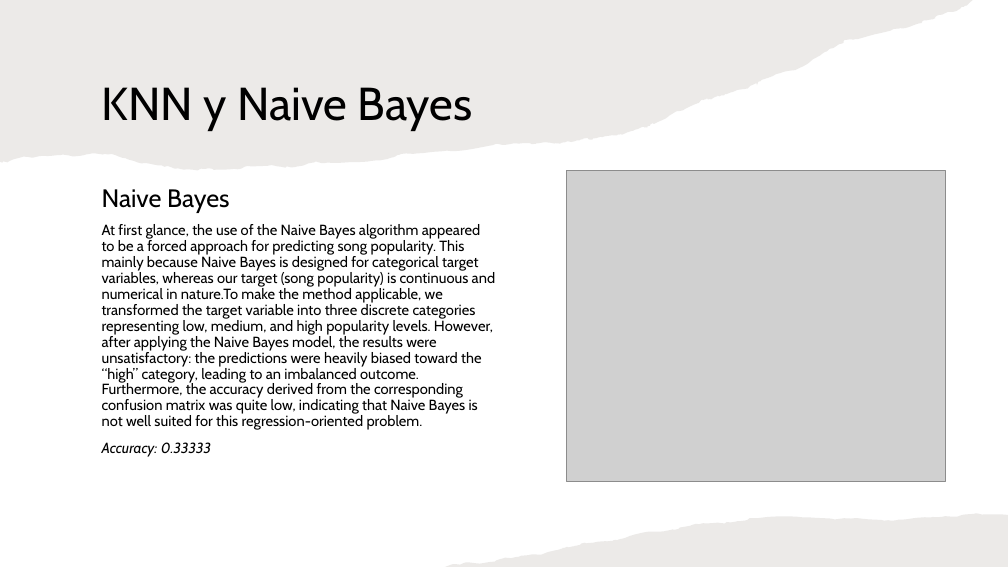
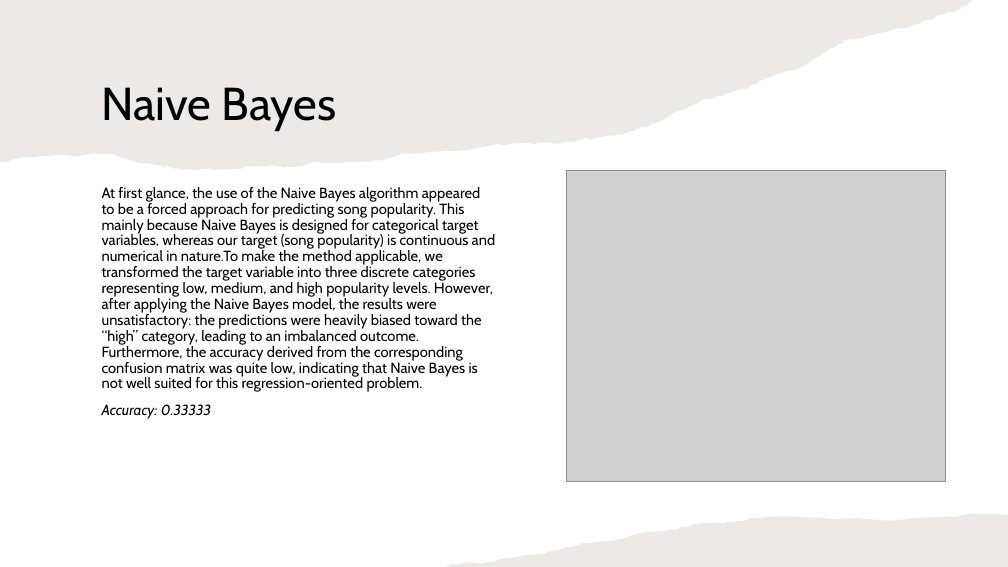
Before and after one commit to benet1one/Mineria, a slide deck: slide 16 of Report_new.pptx. Drawn at 1008x567 pixels with LibreOffice and Linux fonts; fonts in the diff are those of the drawing; grey boxes stand for pictures. Boxes give left, top, right and bottom in pixels: in the first picture for what was removed or moved away, otherwise in the second. Text is boxed around its words. In the diff, an @@ line names an element or a change of style, - is before the commit and + after.

```diff
--- a/Report_new.pptx
+++ b/Report_new.pptx
@@ title at (102, 87, 337, 131): text changed @@
-KNN y Naive Bayes
+Naive Bayes
@@ text at (102, 189, 229, 213): paragraph removed @@
-Naive Bayes
```
Also in this commit, not shown: 2 other slides changed, 2 other files.
